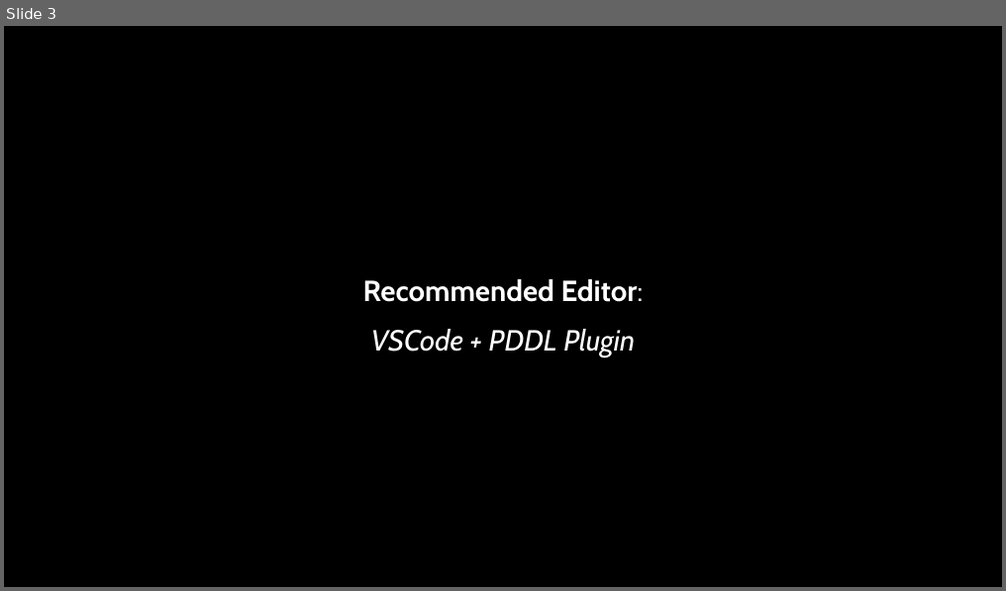
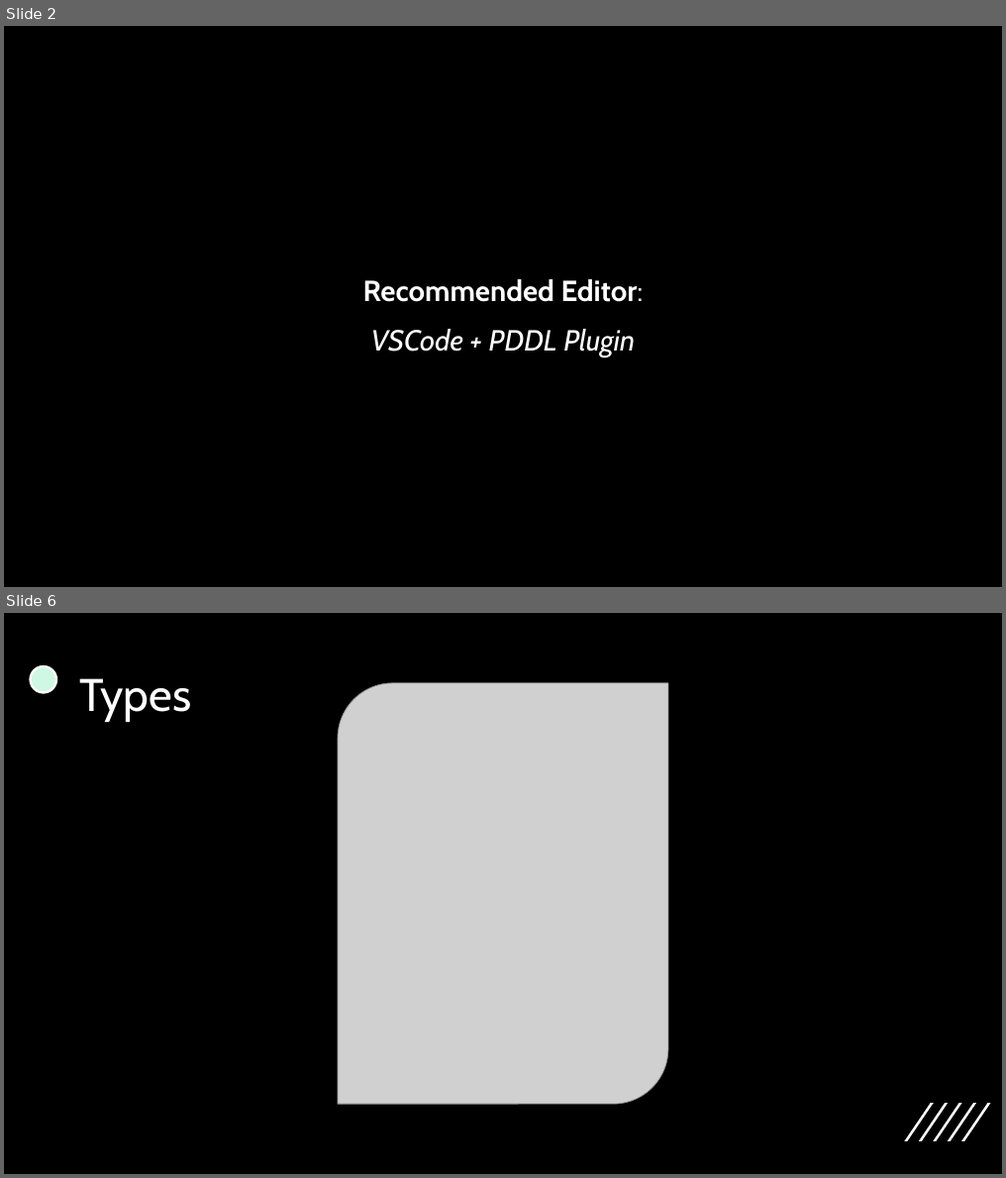
Before and after one commit to AI-Planning/modeling-in-pddl, a slide deck: exercises/cisc-813/adl/slides.pptx. Shown one above the other, each under a label of ours: slide 3 before the commit, slides 2 and 6 after it; the slides between them are not shown. The pictures are 1006x591 and 1006x1178 pixels, drawn with LibreOffice and Linux fonts; fonts in the diff are those of the drawing; grey boxes stand for pictures. Boxes give left, top, right and bottom in pixels: in the first picture for what was removed or moved away, otherwise in the second. Text is boxed around its words. In the diff, an @@ line names an element or a change of style, - is before the commit and + after.

```diff
--- a/exercises/cisc-813/adl/slides.pptx
+++ b/exercises/cisc-813/adl/slides.pptx
@@ slide 6 added at <box>4,613,1002,1174</box>, background #000000 @@
@@ ellipse added at <box>30,666,56,692</box>, fill #CFF7E1, outline #FFFFFF 2.25 pt @@
@@ title added at <box>80,678,192,722</box>, 44 pt, text #FFFFFF @@
+Types
@@ picture added at <box>338,683,668,1105</box> @@
@@ group added at <box>905,1103,991,1142</box>: 5 freeform shapes @@
@@ what was slide 3 is now slide 2 @@
```
Also in this commit, not shown: 2 slides changed, 2 other slides added, 17 slides removed, 2 other files.
